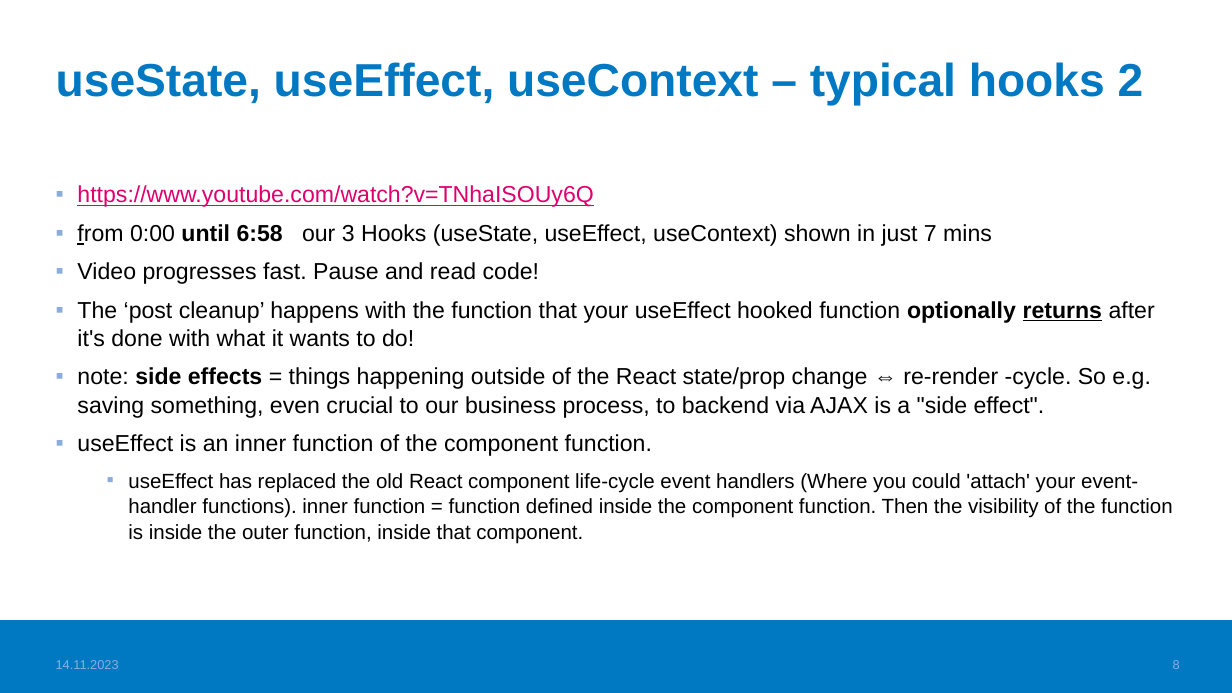
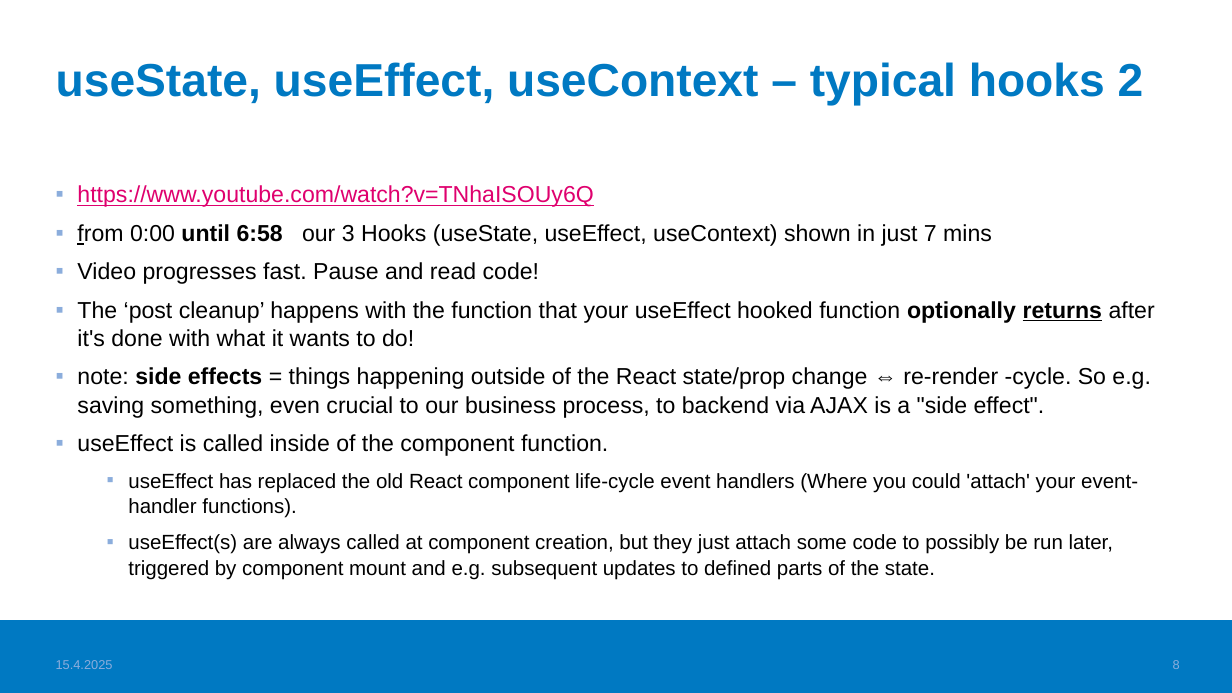
Before and after one commit to valju/docs_frontend_design, a slide deck: slide 8 of FrontendStuff_ForExam.pptx. Drawn at 1232x693 pixels with LibreOffice and Linux fonts; fonts in the diff are those of the drawing; background and template pictures are left out. Boxes give left, top, right and bottom in pixels: in the first picture for what was removed or moved away, otherwise in the second. Text is boxed around its words. In the diff, an @@ line names an element or a change of style, - is before the commit and + after.

```diff
--- a/FrontendStuff_ForExam.pptx
+++ b/FrontendStuff_ForExam.pptx
@@ text at (77,434,1138,580): text changed @@
-▪ useEffect is an inner function of the component function.
-  ▪ useEffect has replaced the old React component life-cycle event handlers (Where you could 'attach' your event-handler functions). inner function = function defined inside the component function. Then the visibility of the function is inside the outer function, inside that component.
+▪ useEffect is called inside of the component function.
+  ▪ useEffect has replaced the old React component life-cycle event handlers (Where you could 'attach' your event-handler functions).
+  ▪ useEffect(s) are always called at component creation, but they just attach some code to possibly be run later, triggered by component mount and e.g. subsequent updates to defined parts of the state.
@@ text at (56,660,113,669): text changed @@
-14.11.2023
+15.4.2025
```
Also in this commit, not shown: 19 other slides changed, 1 other file.
